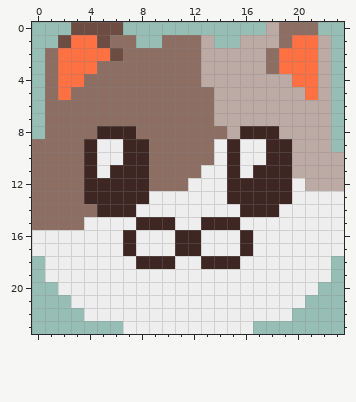
Two states of a pixel-art sprite, assets/images/8-icon.png. Above: the version before the commit.
The file is 24x24 pixels.
After the commit:
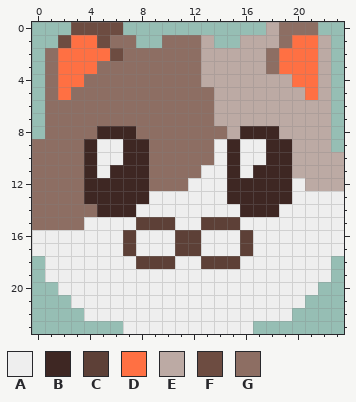
Palette (. is transparent): A #eeeeee  B #3e2723  C #5d4037  D #ff7043  E #bcaaa4  F #6d4c41  G #8d6e63
Changes in this commit:
@@ x 5..18 @@
 14 BBBAAAAAAAABBB
-15 AAABBBAABBBAAA
-16 AABAAABBAAABAA
-17 AABAAABBAAABAA
-18 AAABBBAABBBAAA
+15 AAACCCAACCCAAA
+16 AACAAACCAAACAA
+17 AACAAACCAAACAA
+18 AAACCCAACCCAAA
 19 AAAAAAAAAAAAAA
Boxes around the changes in both pictures, in picture pixels (x1, y1, x2, y2):
changed: (123, 217, 253, 269)
